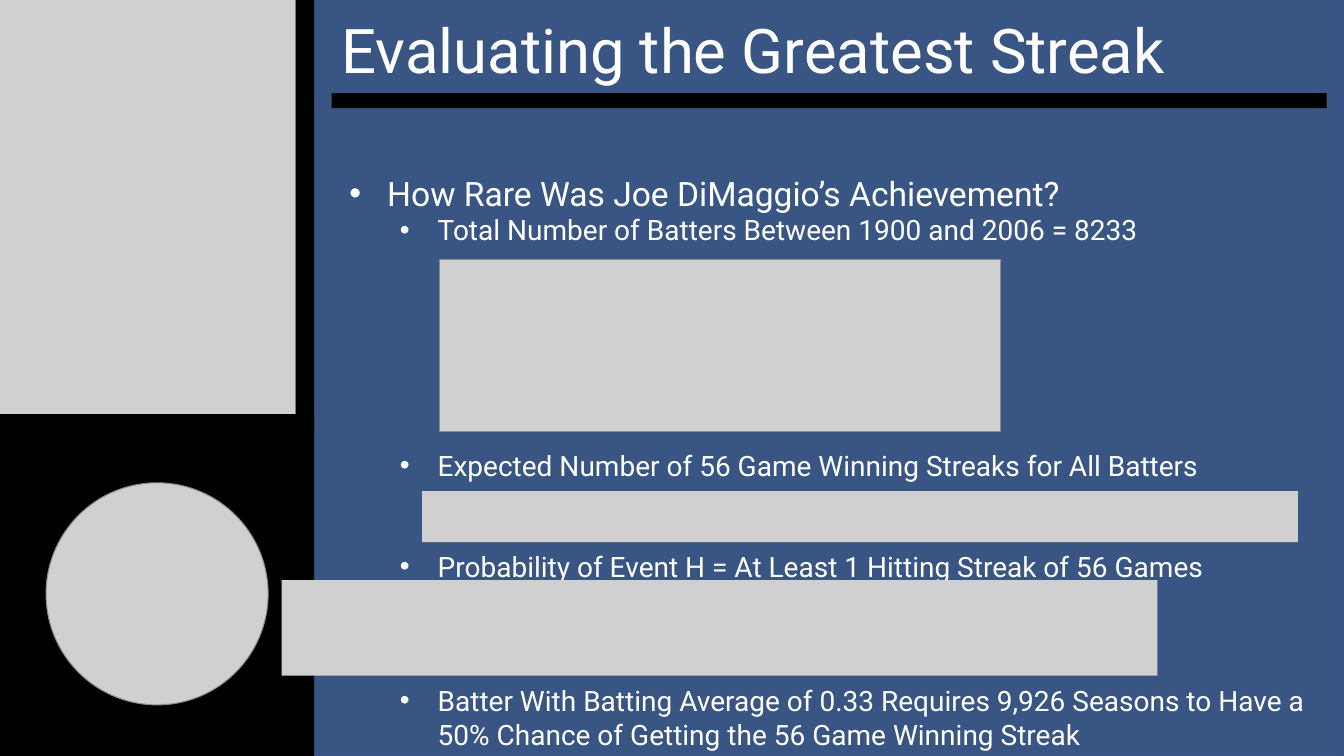
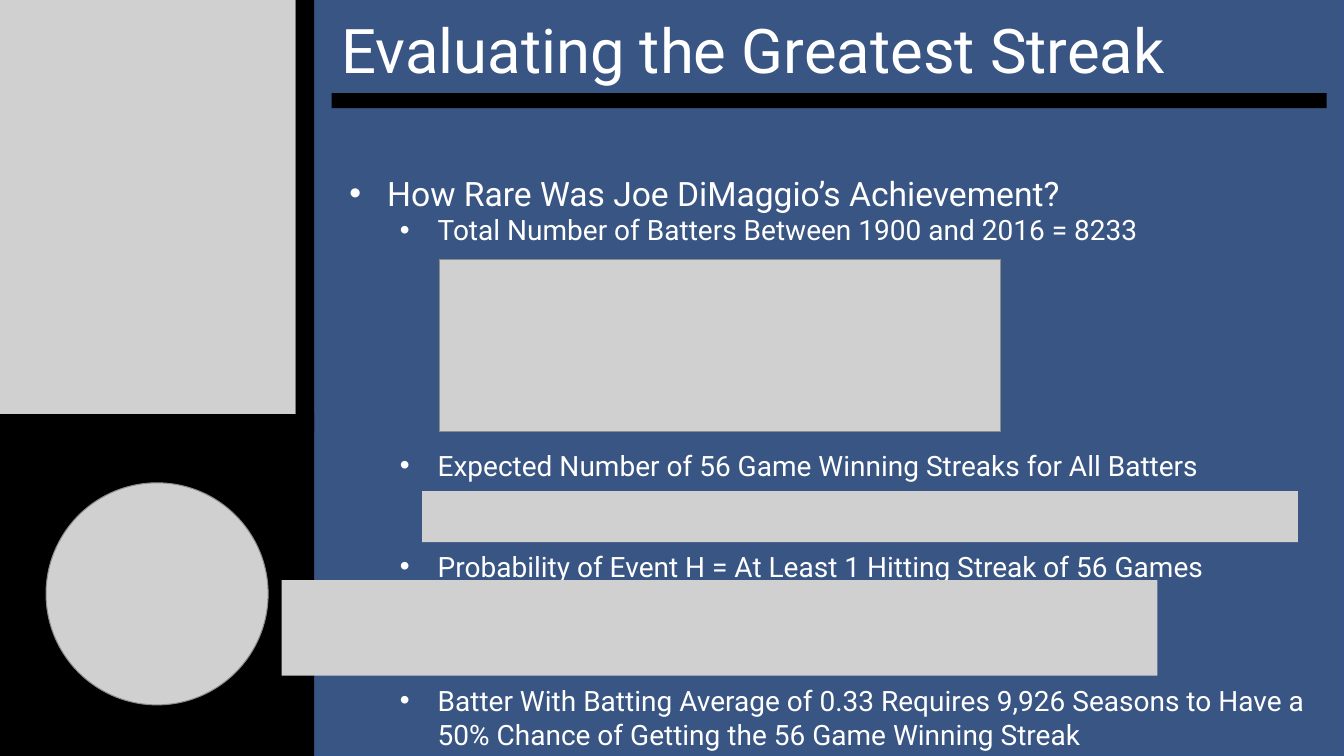
Before and after one commit to SuperMarioGiacomazzo/STOR538_WEBSITE, a slide deck: slide 15 of Slides/Baseball 7/Baseball_7_Lecture.pptx. Drawn at 1344x756 pixels with LibreOffice and Linux fonts; fonts in the diff are those of the drawing; grey boxes stand for pictures. Boxes give left, top, right and bottom in pixels: in the first picture for what was removed or moved away, otherwise in the second. Text is boxed around its words. In the diff, an @@ line names an element or a change of style, - is before the commit and + after.

```diff
--- a/Slides/Baseball 7/Baseball_7_Lecture.pptx
+++ b/Slides/Baseball 7/Baseball_7_Lecture.pptx
@@ text at <box>438,218,1137,241</box>: text changed @@
-  • Total Number of Batters Between 1900 and 2006 = 8233
+  • Total Number of Batters Between 1900 and 2016 = 8233
```
Also in this commit, not shown: 3 other files.
